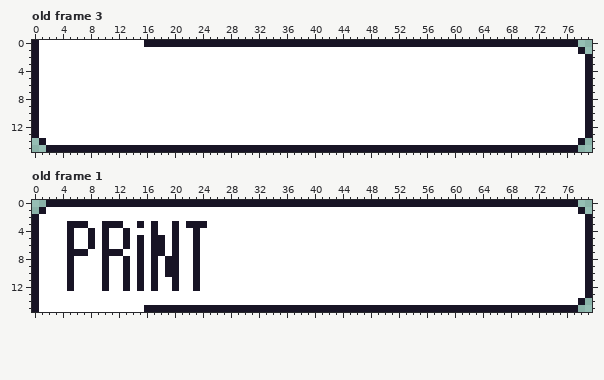
Edited in one commit: pixel-art file (Assets/Sprites/Blocks/Sprite-0001.aseprite). Above is the file before it was changed.
80x16 pixels, 3 frames. Shown: old frame 3, old frame 1. The commit also changed other frames, which this record leaves out.
The same view after the edit:
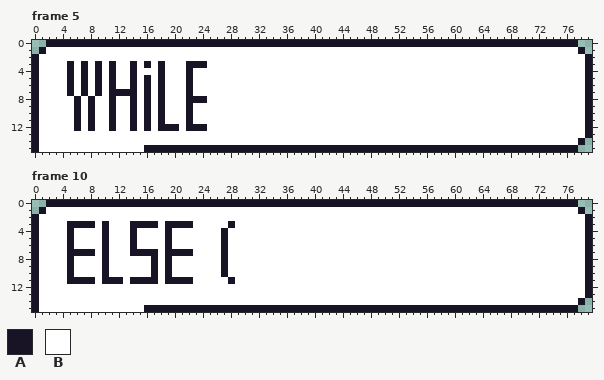
Palette (. is transparent): A #181425  B #ffffff
A new or re-ordered frame is compared with the old frame closest to it.
Change:
frames 3 -> 10
Changed rows in their new state; - is an unchanged pixel.
Frame 5 is new; against old frame 3:
first column x 0:
 0 ..AAAAAAAAAAAAAA---------
 1 .A-----------------------
 3 -----A-A-A-A--A-A-A---AAA
 4 -----A-A-A-A--A---A---A--
 5 -----A-A-A-A--A-A-A---A--
 6 -----A-A-A-A--A-A-A---A--
 7 -----A-A-A-AAAA-A-A---A--
 8 ------A-A--A--A-A-A---AAA
 9 ------A-A--A--A-A-A---A--
10 ------A-A--A--A-A-A---A--
11 ------A-A--A--A-A-A---A--
12 ------A-A--A--A-A-AAA-AAA
14 AB-----------------------
15 ABBBBBBBBBBBBBBB---------
Frame 10 is new; against old frame 1:
first column x 5:
 3 ---A--BB-A-A--A-A-BB---A
 4 ---B----BA--B-AB--B---A-
 5 ---B----BAB-BBAB--B---A-
 6 ---B----BAB-BBAB--B---A-
 7 ---A--BB-A-A-BA-AAB---A-
 8 --------B-B----B--B---A-
 9 --------B-B----B--B---A-
10 --------B-B----B--B---A-
11 -AAA--AABA-A--A-AAB----A
12 B----B--B-B-B--B--B-----
Pixel boxes of the changes (left, top, right, bottom) in both pictures:
changed: (32, 40, 207, 152)
changed: (67, 221, 235, 291)
